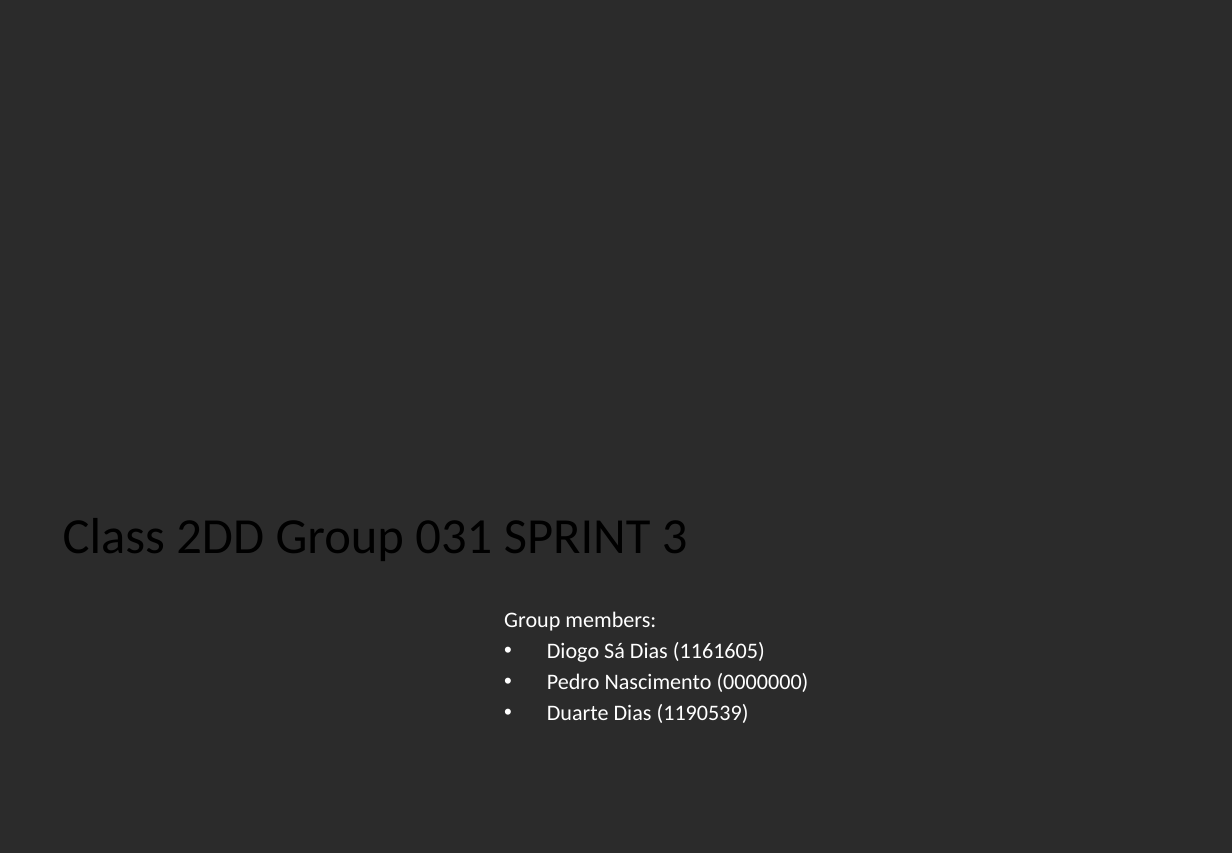
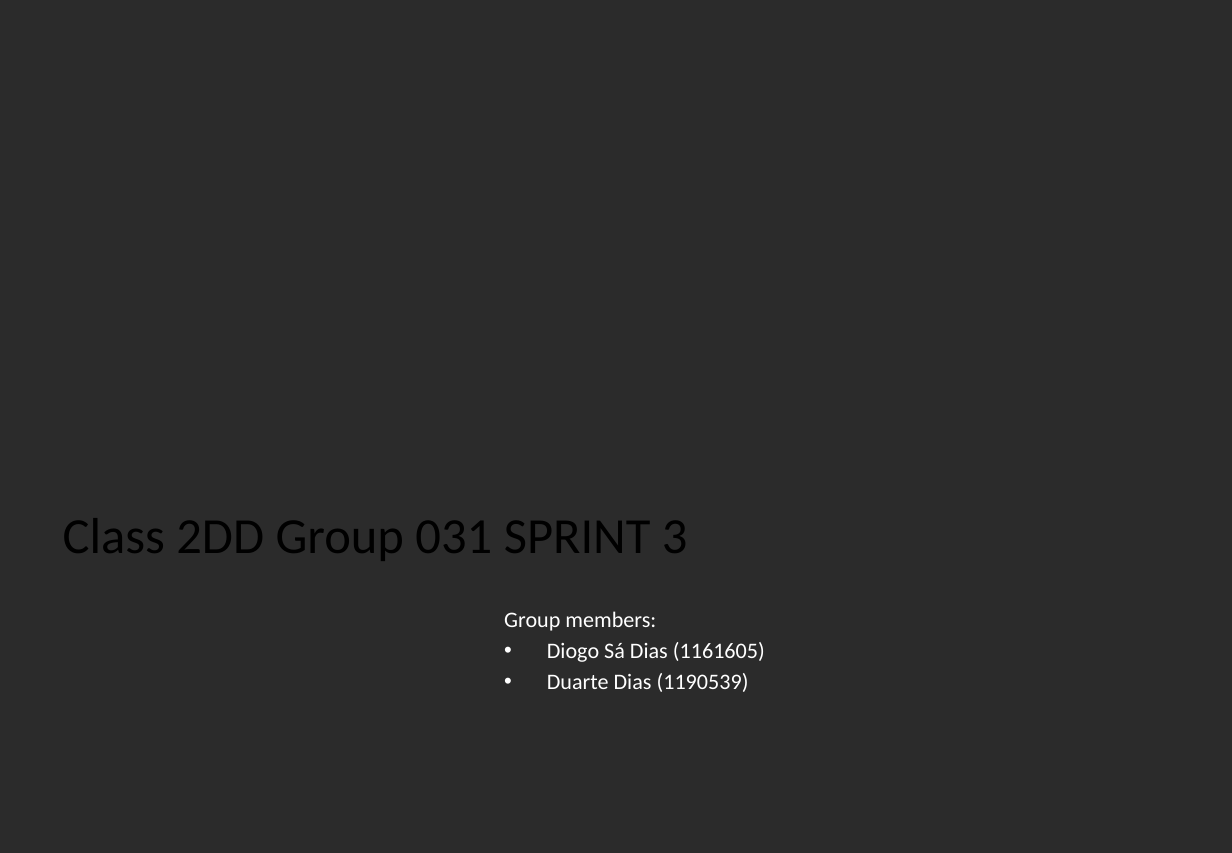
Before and after one commit to Diogosadias/LEI_PI_SEM3, a slide deck: slide 1 of docs/Sprint3/LAPR3 - Sprint 3 Status Report.pptx. Drawn at 1232x853 pixels with LibreOffice and Linux fonts; fonts in the diff are those of the drawing; background and template pictures are left out; a plain dark background stands for a picture behind light text. Boxes give left, top, right and bottom in pixels: in the first picture for what was removed or moved away, otherwise in the second. Text is boxed around its words. In the diff, an @@ line names an element or a change of style, - is before the commit and + after.

```diff
--- a/docs/Sprint3/LAPR3 - Sprint 3 Status Report.pptx
+++ b/docs/Sprint3/LAPR3 - Sprint 3 Status Report.pptx
@@ text at <box>547,673,809,692</box>: paragraph removed @@
-• Pedro Nascimento (0000000)
```
Also in this commit, not shown: 8 other slides changed.
